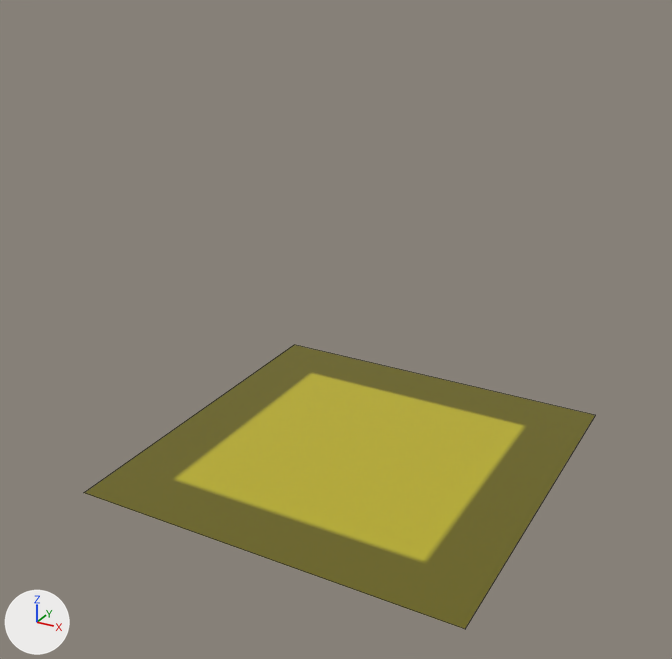
The Blender file scenes/lvl_0/saves/part_1x1_ceiling.blend: old version first, new version second.
Before and after are seen from a 50 mm lens placed at (0.978, -1.901, 3.588), pointed at (-0.026, -0.076, 2.676). Lighting does not change. The marker at lower left points along +X, +Y and +Z. The picture after the commit comes second. Mesh edges are drawn as thin lines.
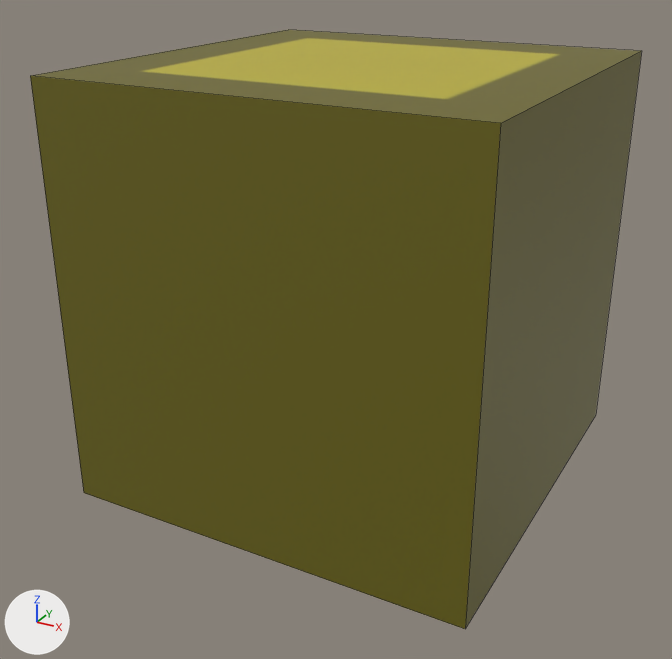
Boxes (x1, y1, x2, y2) around the edits, measured in the pictures (672 x 659 px):
'Cube.002', reshaped (20% wider, 111% taller): before (84, 345, 595, 629); after (30, 30, 642, 629)
part 1 of me_cube_002, added (yellow): after (30, 30, 642, 629)

The change, as a list of edits to the scene's bpy script:
```text
Change me_cube_002:
    used by ob_cube_002; location = (0.0, 0.0, 0.0)
    verts and faces of me_cube_002; kept vertices keep their numbers, new ones are numbered from 4
    before: 0 (0.5, -0.5, 2.3) at pixel (465, 629), 1 (0.5, 0.5, 2.3) at pixel (595, 415), 2 (-0.5, -0.5, 2.3) at pixel (83, 492), 3 (-0.5, 0.5, 2.3) at pixel (294, 344)
    remove me_cube_002.from_pydata(...)  # 4 vertices, 1 face; spans x -0.5..0.5, y -0.5..0.5, z 2.3
    add me_cube_002.from_pydata(...)  # 8 vertices, 6 faces; spans x -0.5..0.5, y -0.5..0.5, z 2.3..3.3
    me_cube_002 part 1
    add for new, old in zip([*range(4, 8)], [*range(0, 4)]): verts[new] = verts[old] + (0.0, 0.0, 1.0)
    add faces += [(4, 5, 7, 6), (0, 1, 5, 4), (2, 6, 7, 3), (1, 3, 7, 5), (0, 4, 6, 2)]
```
